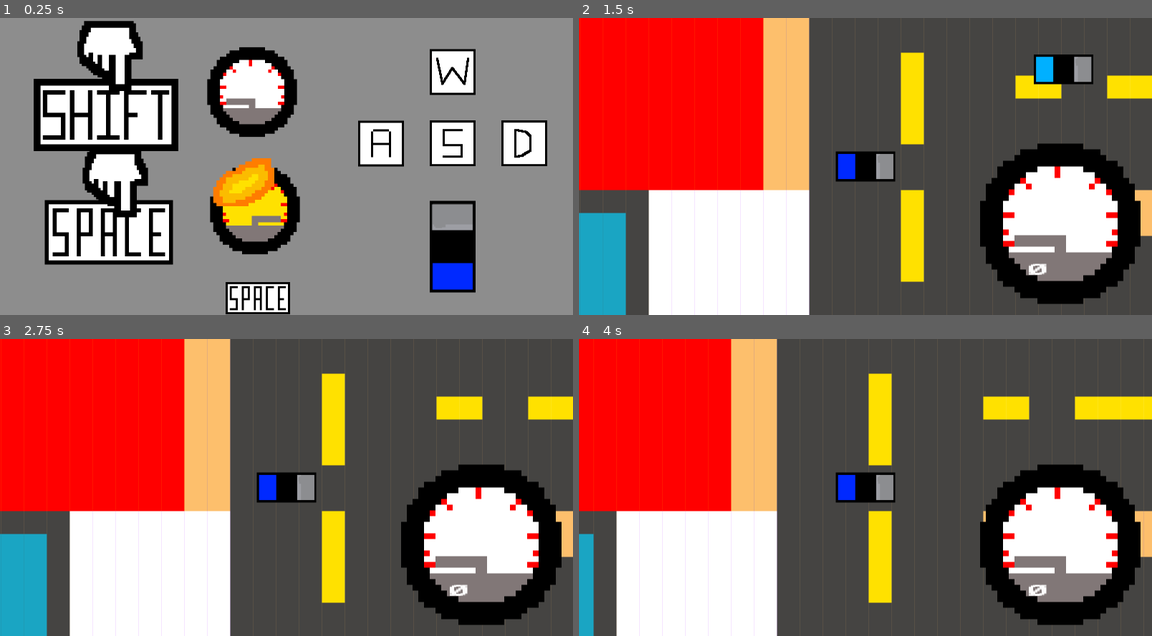
Above: before the commit, frames 1-4 (two rows, left to right).
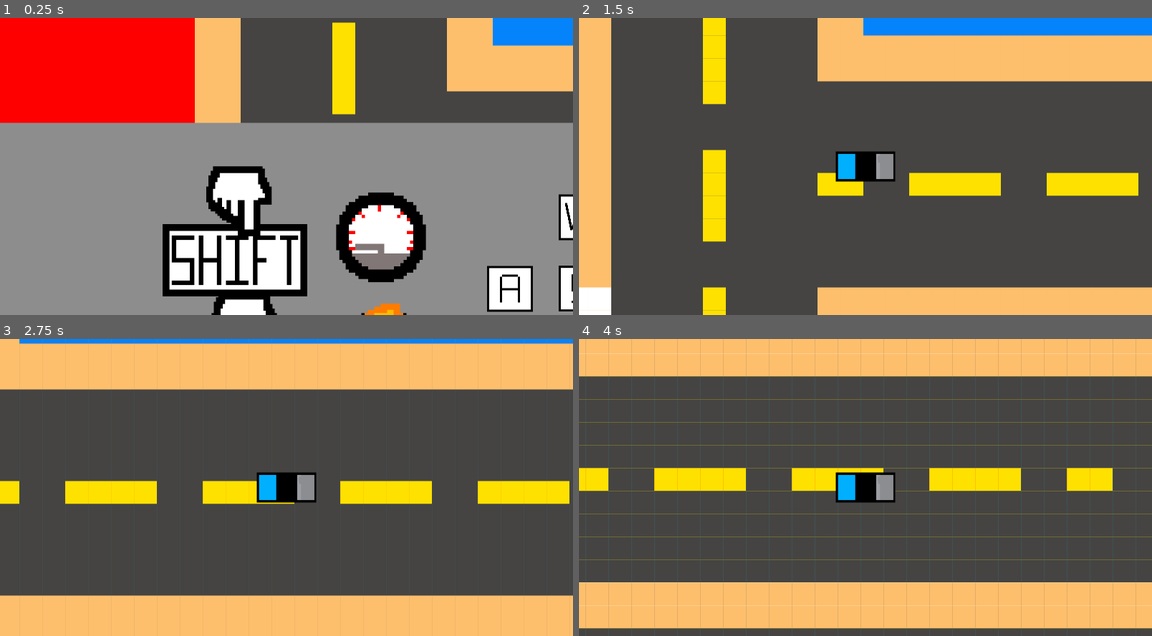
Above: after the commit, the same moments.

Repository: Gonfer73/Proyectx1
Game: Godot game, scene res://SCENES/car_street.tscn
The game is run twice, just before and just after one commit, with the same random seed, the same clock (stepped at 60 frames per second) and the same inputs. This scene is started directly instead of the project's main scene.
Inputs (mouse positions are in pixels of both pictures, inside the frame that each line leads up to):
- Up to frame 1 (0.25 s): no input
- Up to frame 2 (1.5 s): tap Enter (ui_accept) at 0.5, 0.77 s; move the mouse to (991, 151) at 0.52 s; hold Right (right_arrow) 0.53-1.28 s; hold E (action) 0.53-1.28 s; move the mouse to (750, 181) at 1.27 s; hold Down (down_move) from 1.28 s (still down); tap E (action) at 1.35 s
- Up to frame 3 (2.75 s): tap Enter (ui_accept) at 1.52 s; move the mouse to (343, 422) at 2.02 s; release Down (down_move) at 2.03 s; hold Right (right_arrow) from 2.03 s (still down); hold 1 (object_1) from 2.03 s (still down); tap E (action) at 2.3 s
- Up to frame 4 (4 s): move the mouse to (836, 546) at 2.77 s; release Right (right_arrow) at 2.78 s; release 1 (object_1) at 2.78 s; hold Up (up_move) 2.78-3.53 s; tap 2 (object_2) at 2.85 s; tap Enter (ui_accept) at 3.02, 3.77 s; tap E (action) at 3.05, 3.8 s; move the mouse to (1037, 532) at 3.52 s; hold Left (left_arrow) from 3.53 s (still down); hold 3 (object_3) from 3.53 s (still down)

The runs differ from the first frame. In frame 1, 64% of the frame differs, in the area x 0-100%, y 0-100%; in frame 2, 73%; in frame 3, 72%; in frame 4, 68%.

Commit message:
Improved NPC car turn

Diff:
--- a/SCENES/car_street.tscn
+++ b/SCENES/car_street.tscn
@@ -350,6 +350,9 @@
 [node name="coll_npc_car_1" type="CollisionShape2D" parent="npc_car_1"]
 shape = SubResource( 23 )
 
+[node name="Camera2D" type="Camera2D" parent="npc_car_1"]
+current = true
+
 [node name="instructions_car" parent="." instance=ExtResource( 12 )]
 position = Vector2( 440, -344 )
 
@@ -421,7 +424,6 @@
 
 [node name="instructions_camera" type="Camera2D" parent="."]
 position = Vector2( 1256, 40 )
-current = true
 
 [node name="dead" parent="." instance=ExtResource( 13 )]
 visible = false
--- a/SCRIPTS/car_street.gd
+++ b/SCRIPTS/car_street.gd
@@ -35,12 +35,12 @@
 		$caught_criminal.position = position_c
 		$dead.show()
 
-	if Blink.reading_instructions == false:
-		$instructions_camera.current = false
-		$car_camera.current = true
-		$car.show()
-		$car_camera/speedmeter.show()
-		Blink.car_p = $car.position
+#	if Blink.reading_instructions == false:
+#		$instructions_camera.current = false
+#		$car_camera.current = true
+#		$car.show()
+#		$car_camera/speedmeter.show()
+#		Blink.car_p = $car.position
 
 func _ready():
 	$car_camera/speedmeter.frame = 0
--- a/SCRIPTS/npc_car_1.gd
+++ b/SCRIPTS/npc_car_1.gd
@@ -2,56 +2,68 @@
 
 var punto_a = Vector2(896, -366)
 var punto_b = Vector2(896, -2250)
-var punto_c = Vector2(7000, -2250)
-var punto_d = Vector2(7050, -64)
+var punto_c = Vector2(7090, -2650)
+var punto_d = Vector2(7090, -64)
 var velocidad = 35555
 var destino := Vector2()
 var direccion := Vector2()
 
+func _input(_event):
+	if Input.is_action_pressed("action"):
+		print(rotation_degrees)
 
 func _ready():
 	$spr_npc_car_1.frame = 0
 	position = punto_a
 	destino = punto_d
-	direccion = (destino - position).normalized().rotated(rotation_degrees)
+	direccion = (destino - position).normalized()
+
+func _process(_delta):
+	if position.distance_to(destino) < 600:
+		if destino == punto_a:
+# warning-ignore:unused_variable
+			for i in range(90):
+				if rotation_degrees < 0 and rotation_degrees < 0:
+					rotation_degrees -= 1
+					yield(get_tree().create_timer(1), "timeout")
+		elif destino == punto_b:
+
+	# warning-ignore:unused_variable
+				for i in range(90):
+					if rotation_degrees > -270 and rotation_degrees  < 0:
+						rotation_degrees -= 1
+						yield(get_tree().create_timer(1), "timeout")
+		elif destino == punto_d:
+# warning-ignore:unused_variable
+			for i in range(90):
+				if rotation_degrees > -90:
+					rotation_degrees -= 1
+					yield(get_tree().create_timer(1), "timeout")
+		elif destino == punto_c:
+# warning-ignore:unused_variable
+			for i in range(90):
+				if rotation_degrees > -180 and rotation_degrees < 0:
+					rotation_degrees -= 1
+					yield(get_tree().create_timer(1), "timeout")
+			rotation_degrees = -180
 
 
 func _physics_process(delta):
 	if Blink.reading_instructions == false:
 		var movimiento = direccion * velocidad * delta
-		direccion = (destino - position).normalized().rotated(rotation_degrees)
-		if position.distance_to(destino) < 30:
+		direccion = (destino - position).normalized()
+		if position.distance_to(destino) < 5:
 			if destino == punto_a:
 # warning-ignore:unused_variable
 				destino = punto_d
 			elif destino == punto_b:
 				destino = punto_a
-				$spr_npc_car_1.frame = 2
-				$spr_npc_car_1.flip_h = 0
 			elif destino == punto_c:
-				$spr_npc_car_1.frame = 0
-				$spr_npc_car_1.flip_h = 180
 				destino = punto_b
 			elif destino == punto_d:
-				rotation_degrees = 5
-				yield(get_tree().create_timer(0.3), "timeout")
-				rotation_degrees = 10
-				yield(get_tree().create_timer(0.3), "timeout")
-				rotation_degrees = 15
-				yield(get_tree().create_timer(0.3), "timeout")
-				rotation_degrees = 20
-				yield(get_tree().create_timer(0.3), "timeout")
-				rotation_degrees = 25
-				yield(get_tree().create_timer(0.3), "timeout")
-				rotation_degrees = 30
-				yield(get_tree().create_timer(0.3), "timeout")
-				rotation_degrees = 35
-				yield(get_tree().create_timer(0.3), "timeout")
-				rotation_degrees = 40
-				yield(get_tree().create_timer(0.3), "timeout")
 				destino = punto_c
-				$spr_npc_car_1.frame = 1
-			direccion = (destino - position).normalized().rotated(rotation_degrees)
+
+			direccion = (destino - position).normalized()
 
 
 	# warning-ignore:return_value_discarded
